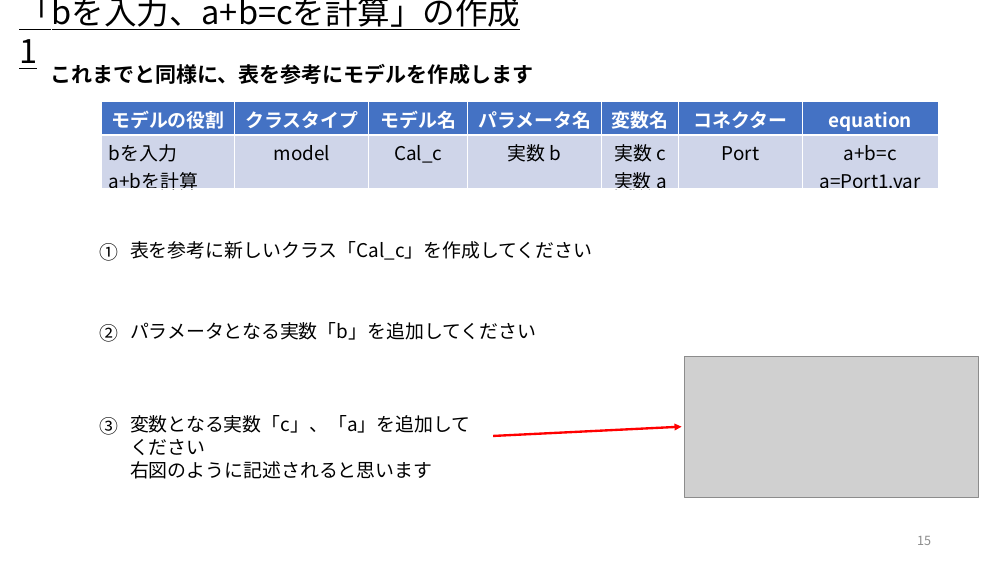
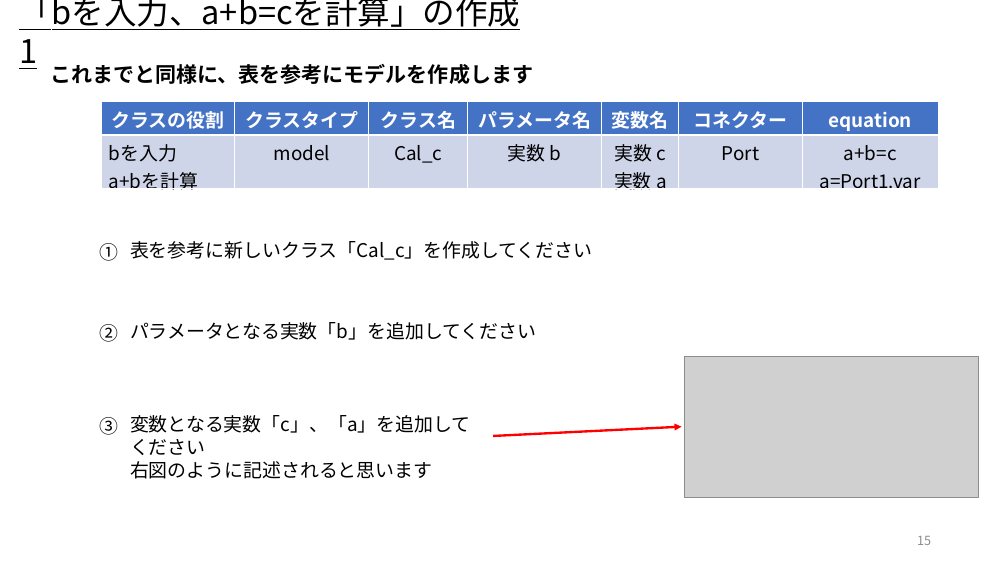
Before and after one commit to UedaShigenori/OpenModelica_Tutorials_Ja, a slide deck: slide 15 of 5_CustomizeModel3_OnePlusOne/OpenModelica_Tutorials_5.pptx. Drawn at 1008x567 pixels with LibreOffice and Linux fonts; fonts in the diff are those of the drawing; grey boxes stand for pictures. Boxes give left, top, right and bottom in pixels: in the first picture for what was removed or moved away, otherwise in the second. Text is boxed around its words. In the diff, an @@ line names an element or a change of style, - is before the commit and + after.

```diff
--- a/5_CustomizeModel3_OnePlusOne/OpenModelica_Tutorials_5.pptx
+++ b/5_CustomizeModel3_OnePlusOne/OpenModelica_Tutorials_5.pptx
@@ table at [101,101,939,197] @@
-row 1, column 1: モデルの役割
+row 1, column 1: クラスの役割
-row 1, column 3: モデル名
+row 1, column 3: クラス名
```
Also in this commit, not shown: 5 other slides changed.
